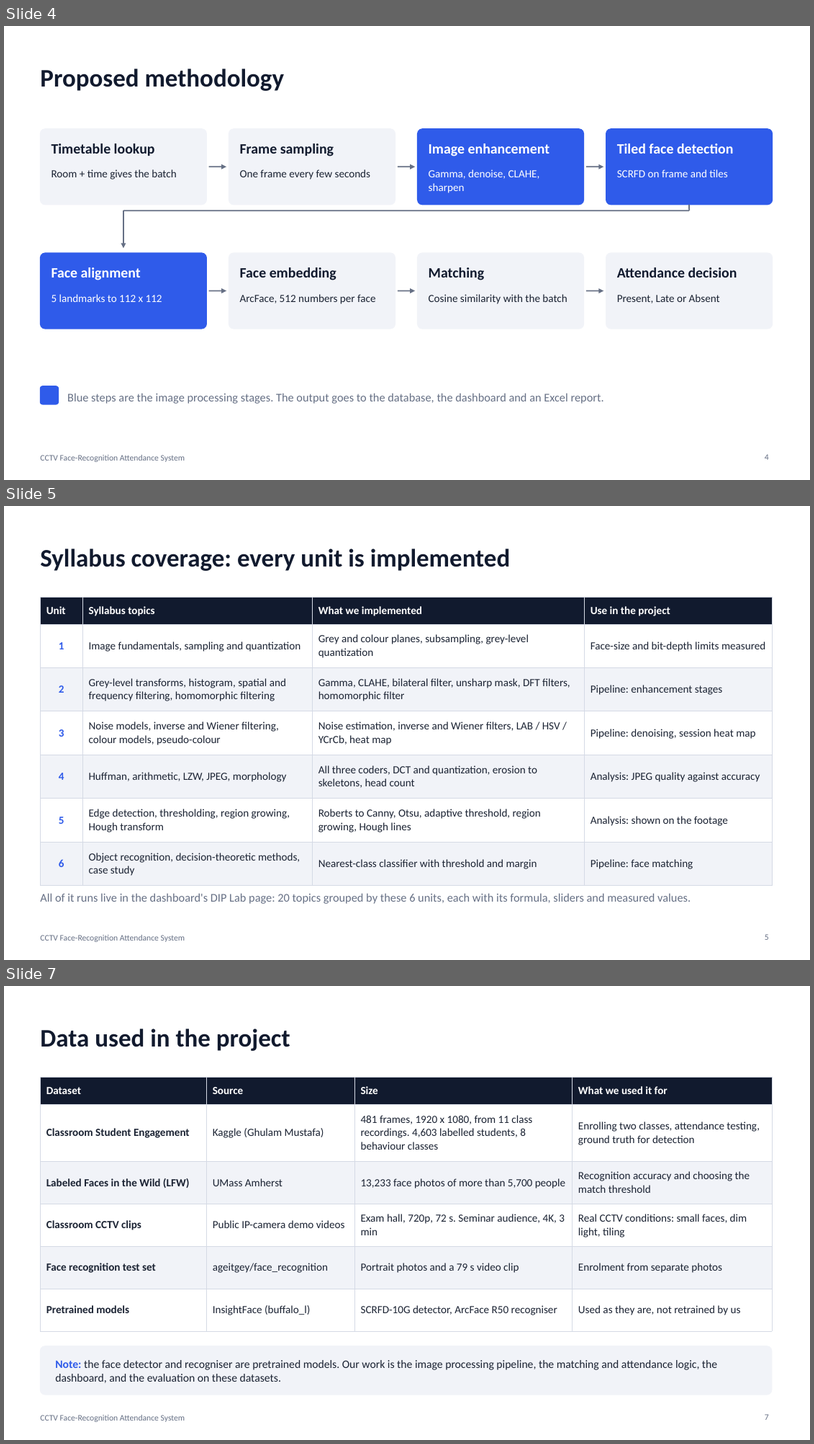
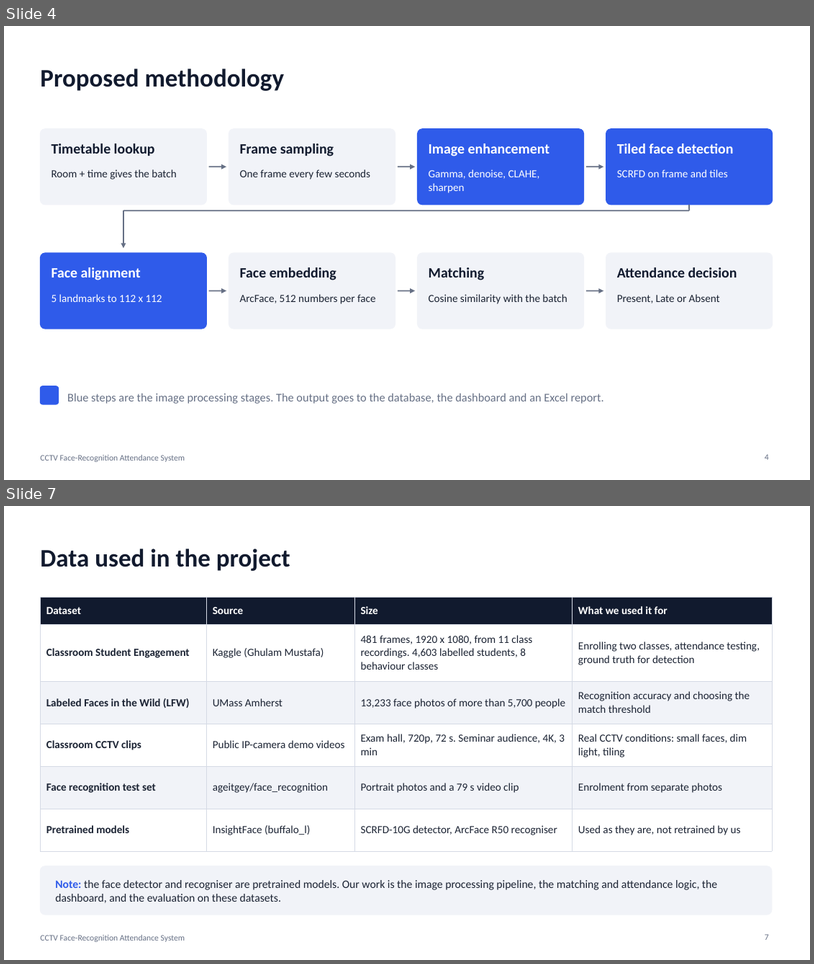
Before and after one commit to anoopsinghrru/cctv-based-attendence-, a slide deck: docs/DIP_Project_Presentation.pptx. Shown one above the other, each under a label of ours: slides 4, 5 and 7 before the commit, slides 4 and 7 after it; the slides between them are not shown. The pictures are 814x1444 and 814x964 pixels, drawn with LibreOffice and Linux fonts; fonts in the diff are those of the drawing. Boxes give left, top, right and bottom in pixels: in the first picture for what was removed or moved away, otherwise in the second. Text is boxed around its words. In the diff, an @@ line names an element or a change of style, - is before the commit and + after.

```diff
--- a/docs/DIP_Project_Presentation.pptx
+++ b/docs/DIP_Project_Presentation.pptx
@@ slide 5 removed at (x1=4, y1=506, x2=810, y2=960), background #FFFFFF; not listed: 1 template element that a slide beside it also shows @@
@@ title removed at (x1=40, y1=548, x2=510, y2=571) @@
-Syllabus coverage: every unit is implemented
@@ table removed at (x1=40, y1=597, x2=772, y2=878), 7 rows, 4 columns @@
-Unit | Syllabus topics | What we implemented | Use in the project
-1 | Image fundamentals, sampling and quantization | Grey and colour planes, subsampling, grey-level quantization | Face-size and bit-depth limits measured
-2 | Grey-level transforms, histogram, spatial and frequency filtering, homomorphic filtering | Gamma, CLAHE, bilateral filter, unsharp mask, DFT filters, homomorphic filter | Pipeline: enhancement stages
-3 | Noise models, inverse and Wiener filtering, colour models, pseudo-colour | Noise estimation, inverse and Wiener filters, LAB / HSV / YCrCb, heat map | Pipeline: denoising, session heat map
-4 | Huffman, arithmetic, LZW, JPEG, morphology | All three coders, DCT and quantization, erosion to skeletons, head count | Analysis: JPEG quality against accuracy
-5 | Edge detection, thresholding, region growing, Hough transform | Roberts to Canny, Otsu, adaptive threshold, region growing, Hough lines | Analysis: shown on the footage
-6 | Object recognition, decision-theoretic methods, case study | Nearest-class classifier with threshold and margin | Pipeline: face matching
@@ text removed at (x1=40, y1=893, x2=691, y2=903) @@
-All of it runs live in the dashboard's DIP Lab page: 20 topics grouped by these 6 units, each with its formula, sliders and measured values.
@@ page number removed at (x1=765, y1=934, x2=769, y2=939) @@
-5
```
Also in this commit, not shown: 5 slides changed, 3 slides added, 4 other slides removed, 34 other files.
